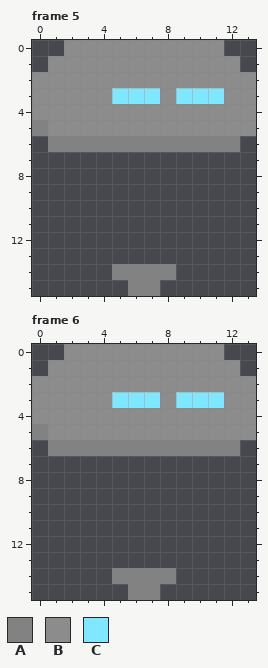
Pixel-art file, stored at player/player.aseprite. The first picture shows the starting point.
14x16 pixels, 9 frames. Shown: frame 5, frame 6. The commit also changed other frames, which this record leaves out.
Visible layers, top first: "Layer 2 Copy", "Layer 2".
Palette (. is transparent): A #828282  B #8c8c8c  C #81e6ff
Pixels before, frame 5, first column x 0:
 0 ..BBBBBBBBBB..
 1 .BBBBBBBBBBBB.
 2 BBBBBBBBBBBBBB
 3 BBBBBCCCBCCCBB
 4 BBBBBBBBBBBBBB
 5 ABBBBBBBBBBBBB
 6 .AAAAAAAAAAAA.
 7 ..............
 8 ..............
 9 ..............
10 ..............
11 ..............
12 ..............
13 ..............
14 .....AAAA.....
15 ......AA......
Pixels before, frame 6, first column x 0:
 0 ..BBBBBBBBBB..
 1 .BBBBBBBBBBBB.
 2 BBBBBBBBBBBBBB
 3 BBBBBCCCBCCCBB
 4 BBBBBBBBBBBBBB
 5 ABBBBBBBBBBBBB
 6 .AAAAAAAAAAAA.
 7 ..............
 8 ..............
 9 ..............
10 ..............
11 ..............
12 ..............
13 ..............
14 .....AAAA.....
15 ......AA......
The same view after the edit:
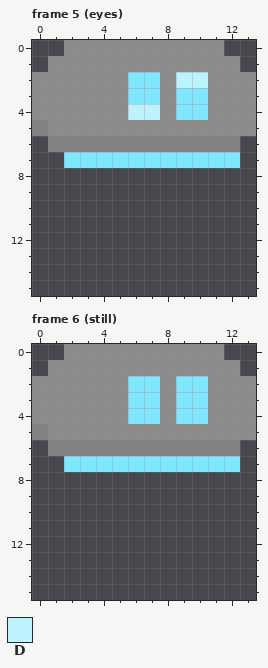
Colours new in this view: D #bdf2ff
Change:
layer "Layer 5" added
layer "Layer 2" removed
Changed rows in their new state; - is an unchanged pixel.
Frame 5 (eyes):
first column x 2:
 2 ----CC-DD--
 3 ---B-----B-
 4 ----DD-CC--
 7 CCCCCCCCCCC
first column x 5:
14 ....
15 -..-
Frame 6 (still):
first column x 2:
 2 ----CC-CC--
 3 ---B-----B-
 4 ----CC-CC--
 7 CCCCCCCCCCC
first column x 5:
14 ....
15 -..-
Boxes around the changes in both pictures, in picture pixels (x1, y1, x2, y2):
changed: (64, 72, 240, 168)
erased: (112, 264, 176, 296)
changed: (64, 376, 240, 472)
erased: (112, 568, 176, 600)
